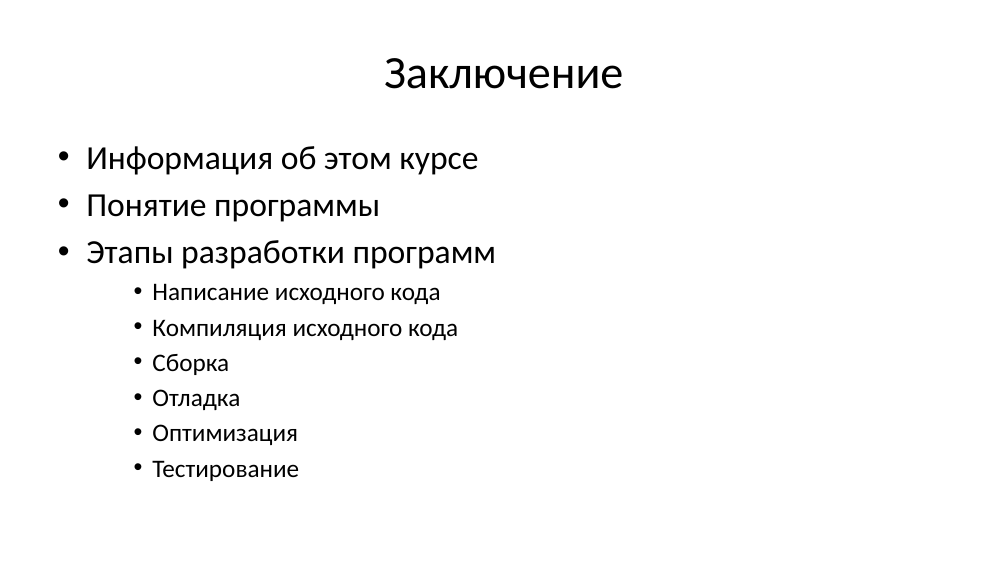
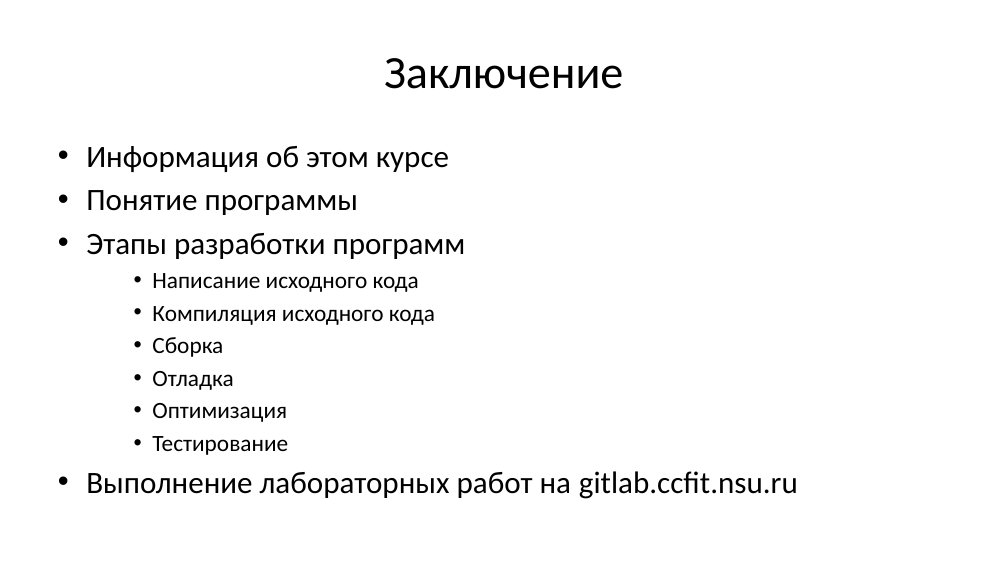
Before and after one commit to Evgueni-Petrov-aka-espetrov/Algorithms-and-Programming-in-C-pptx, a slide deck: slide 74 of 01 Понятие программы.pptx (slide 69 before the commit). Drawn at 1008x567 pixels with LibreOffice and Linux fonts; fonts in the diff are those of the drawing. Boxes give left, top, right and bottom in pixels: in the first picture for what was removed or moved away, otherwise in the second. Text is boxed around its words. In the diff, an @@ line names an element or a change of style, - is before the commit and + after.

Commit message:
добавил короткое описание работы с гитлабом от Игоря Архипова

```diff
--- a/01 Понятие программы.pptx
+++ b/01 Понятие программы.pptx
@@ text at (86,146,466,455): size 32 to 29.6 pt in "Информация об этом курсе", "Понятие программы", "Этапы разработки программ"; size 24 to 22.2 pt in "Написание исходного кода", "Компиляция исходного кода", "Сборка", "Отладка" and 2 more places @@
@@ text at (86,471,798,499): paragraph added @@
+• Выполнение лабораторных работ на gitlab.ccfit.nsu.ru
```
Also in this commit, not shown: 1 other slide changed, 5 slides added, 5 slides removed.
